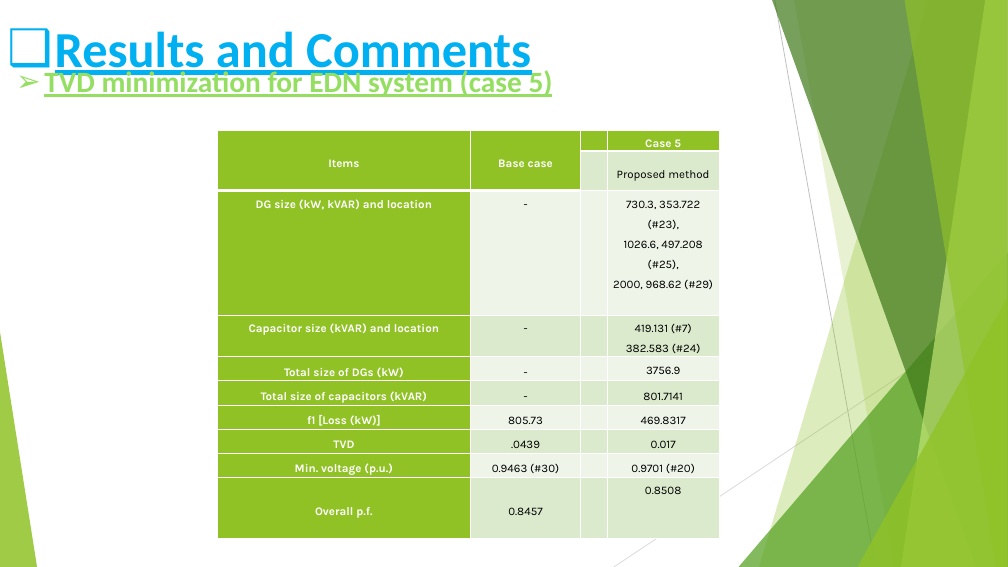
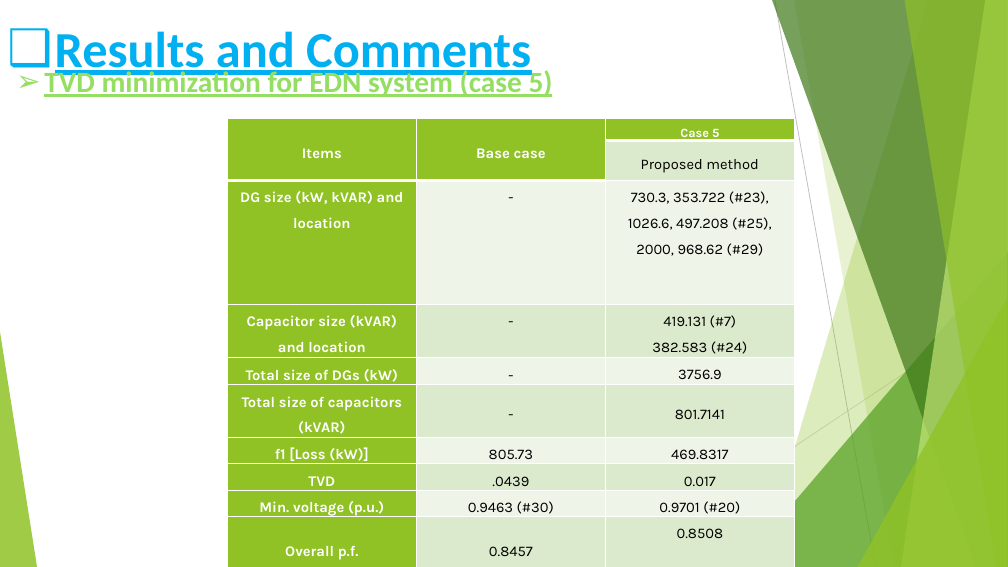
Before and after one commit to moustafashahin122/AOA-Graduation-Project-2022-, a slide deck: slide 54 of code/AOA_objects/results/grad_presentation/Presentation.pptx (slide 53 before the commit). Drawn at 1008x567 pixels with LibreOffice and Linux fonts; fonts in the diff are those of the drawing. Boxes give left, top, right and bottom in pixels: in the first picture for what was removed or moved away, otherwise in the second. Text is boxed around its words. In the diff, an @@ line names an element or a change of style, - is before the commit and + after.

```diff
--- a/code/AOA_objects/results/grad_presentation/Presentation.pptx
+++ b/code/AOA_objects/results/grad_presentation/Presentation.pptx
@@ table at (x1=228, y1=118, x2=795, y2=564) @@
-column 3:  |  |  |  |  |  |  |  |  | 
@@ table resized from (x1=218, y1=130, x2=719, y2=535) to (x1=228, y1=118, x2=795, y2=564) @@
```
Also in this commit, not shown: 30 other slides changed, 1 slide added, 11 other files.
